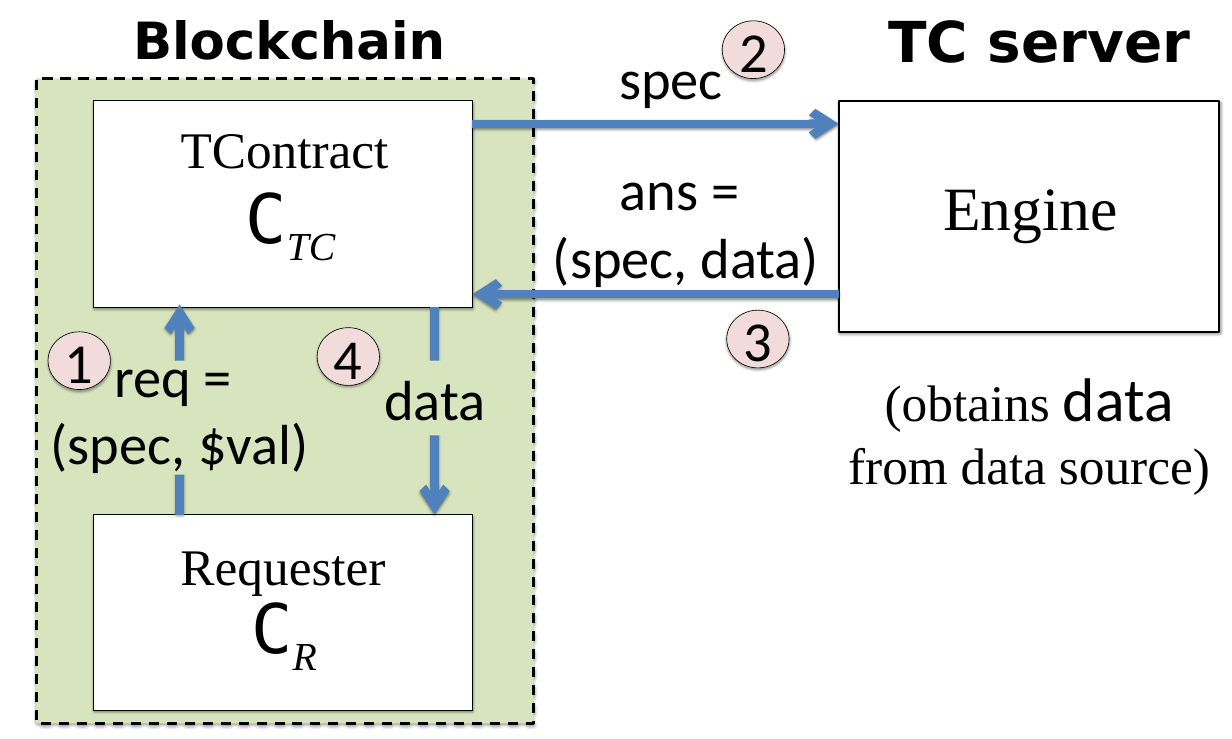
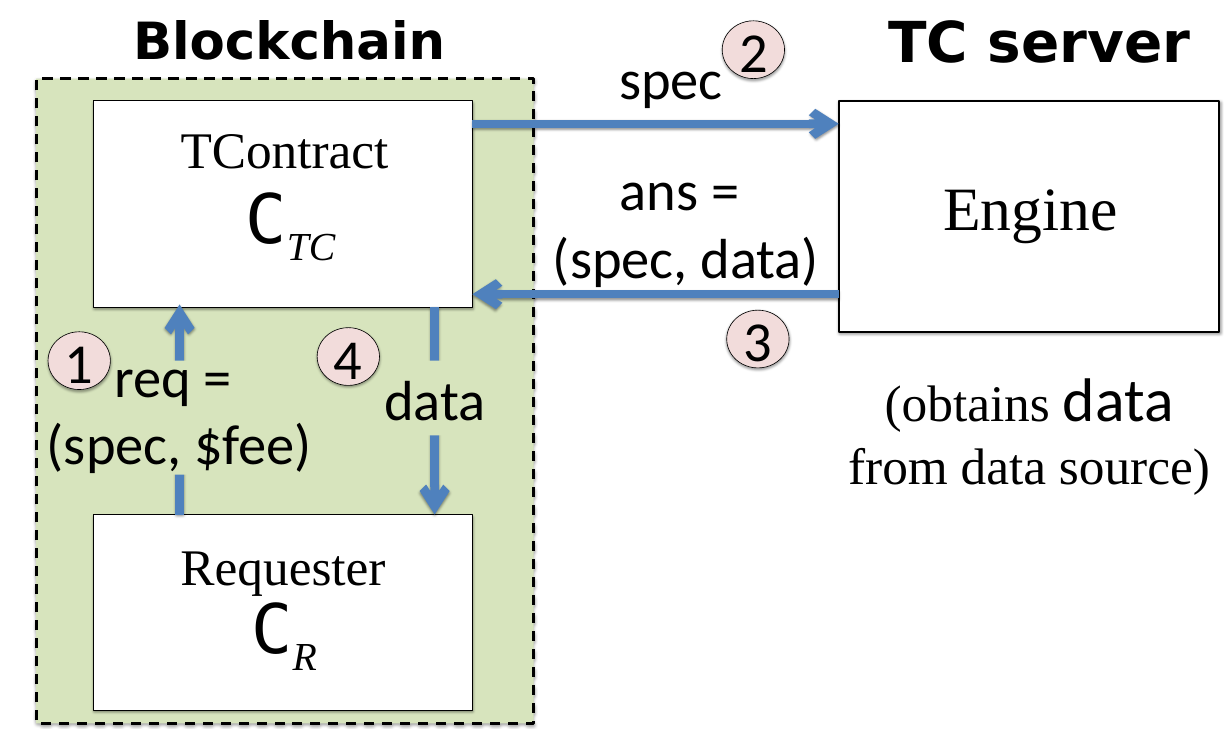
Before and after one commit to bl4ck5un/Town-Crier, a slide deck: slide 1 of writeup/figures/DataflowFig.pptx. Drawn at 1232x739 pixels with LibreOffice and Linux fonts; fonts in the diff are those of the drawing. Boxes give left, top, right and bottom in pixels: in the first picture for what was removed or moved away, otherwise in the second. Text is boxed around its words. In the diff, an @@ line names an element or a change of style, - is before the commit and + after.

```diff
--- a/writeup/figures/DataflowFig.pptx
+++ b/writeup/figures/DataflowFig.pptx
@@ text at [47, 423, 312, 478]: text changed @@
-(spec, $val)
+(spec, $fee)
```
Also in this commit, not shown: 2 other files.
